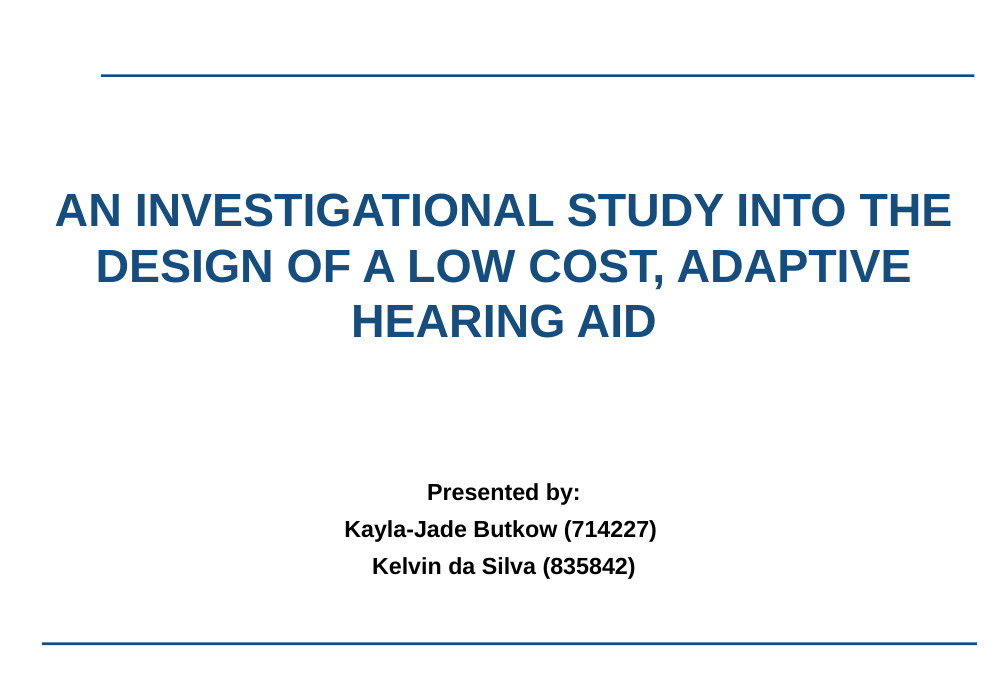
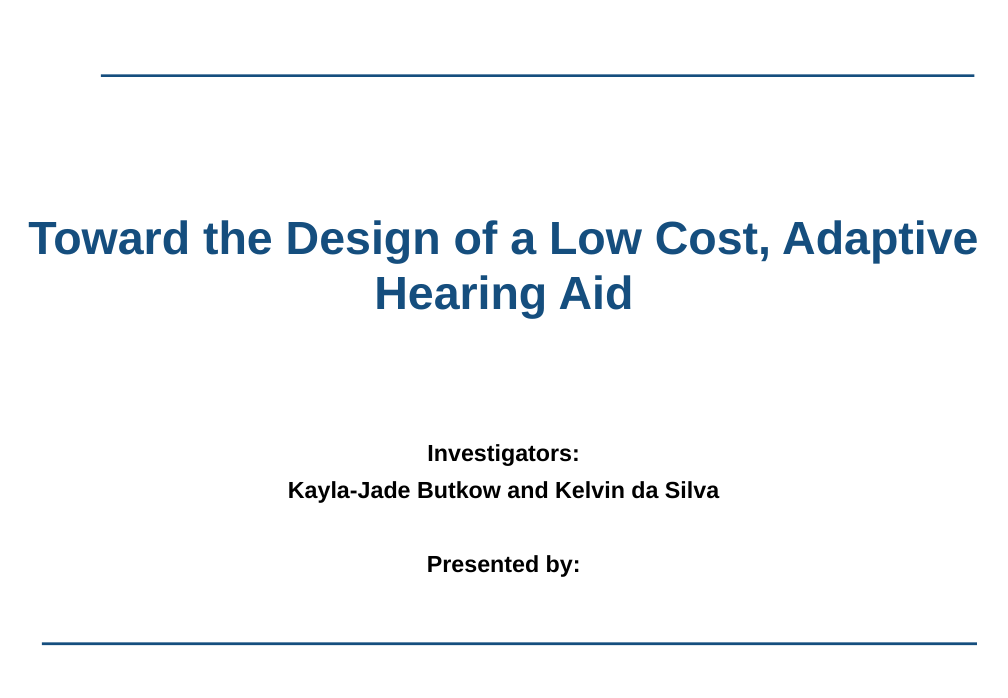
Before and after one commit to kayjayB/I_cant_hear_you, a slide deck: slide 1 of Presentation/Lab Project Presentation.pptx. Drawn at 1008x698 pixels with LibreOffice and Linux fonts; fonts in the diff are those of the drawing; background and template pictures are left out. Boxes give left, top, right and bottom in pixels: in the first picture for what was removed or moved away, otherwise in the second. Text is boxed around its words. In the diff, an @@ line names an element or a change of style, - is before the commit and + after.

```diff
--- a/Presentation/Lab Project Presentation.pptx
+++ b/Presentation/Lab Project Presentation.pptx
@@ title at (x1=28, y1=220, x2=978, y2=319): text changed @@
-AN INVESTIGATIONAL STUDY INTO THE DESIGN OF A LOW COST, ADAPTIVE HEARING AID
+Toward the Design of a Low Cost, Adaptive Hearing Aid
@@ text "Investigators:" moved from (x1=344, y1=483, x2=657, y2=579) to (x1=288, y1=444, x2=719, y2=577) @@
@@ text at (x1=288, y1=444, x2=719, y2=503): paragraphs added @@
+Investigators:
+Kayla-Jade Butkow and Kelvin da Silva
@@ text at (x1=344, y1=520, x2=657, y2=579): paragraphs removed @@
-Kayla-Jade Butkow (714227)
-Kelvin da Silva (835842)
```
Also in this commit, not shown: 1 other slide changed, 1 other file.
